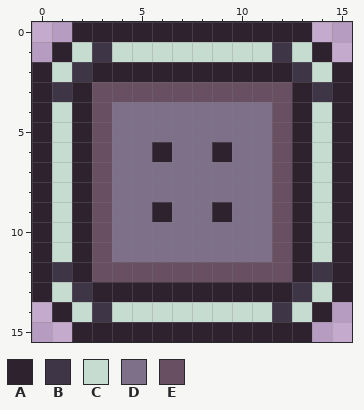
One commit to this pixel-art file: assets/ase/tower.ase. The picture above was drawn from the file before the commit.
16x16 pixels, 1 frame.
Palette (. is transparent): A #2e222f  B #3e3546  C #c7dcd0  D #7f708a  E #694f62
The result:
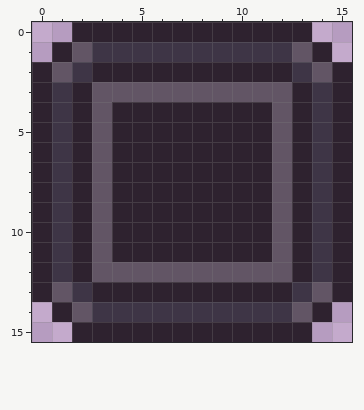
What changed:
colour E: #694f62 -> #625565
Changed rows in their new state; - is a pixel that keeps its letter.
first column x 1:
 1 -E-BBBBBBBB-E-
 2 E------------E
 4 B--AAAAAAAA--B
 5 B--AAAAAAAA--B
 6 B--AA-AA-AA--B
 7 B--AAAAAAAA--B
 8 B--AAAAAAAA--B
 9 B--AA-AA-AA--B
10 B--AAAAAAAA--B
11 B--AAAAAAAA--B
13 E------------E
14 -E-BBBBBBBB-E-
Where, in picture pixels (left, top, right, bottom), the same in both pictures:
changed: (52, 42, 332, 322)
